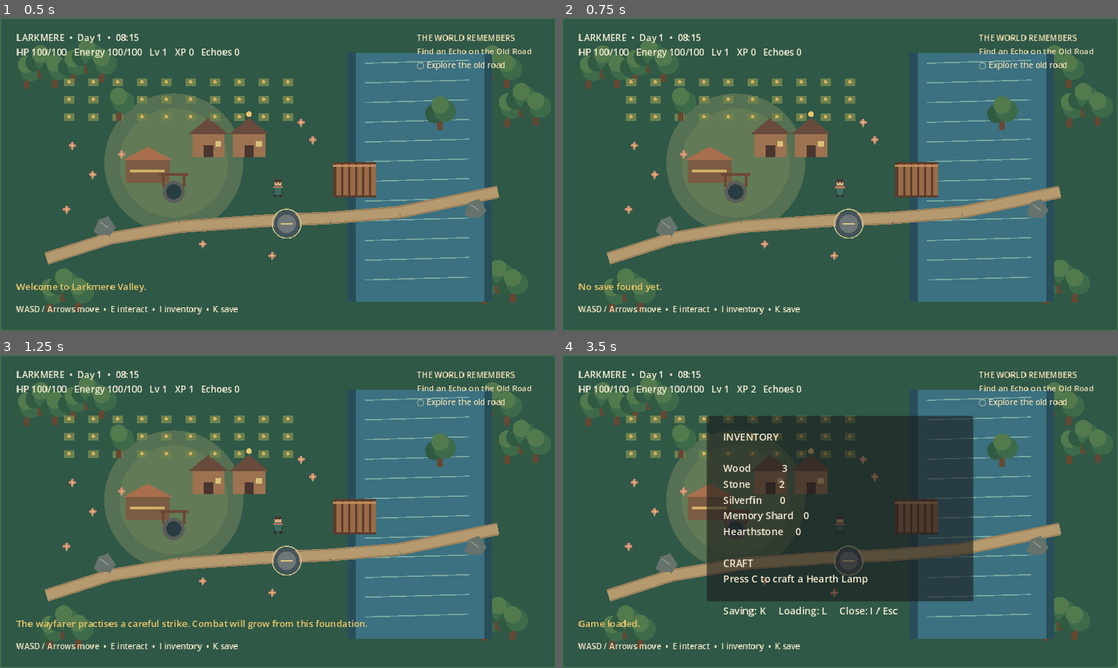
Above: before the commit, frames 1-4 (two rows, left to right).
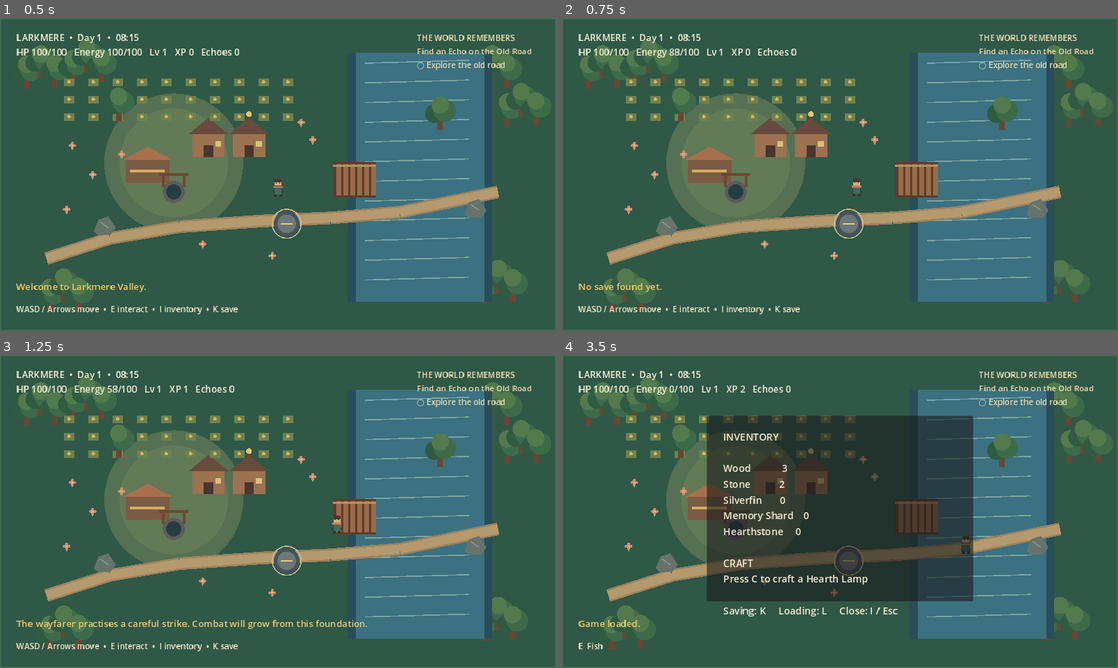
Above: after the commit, the same moments.

Repository: jordan-thirkle/pixel-rpg
Game: Godot game, scene res://scenes/main.tscn
The game is run twice, just before and just after one commit, with the same random seed, the same clock (stepped at 60 frames per second) and the same inputs.
Inputs:
- Up to frame 1 (0.5 s): no input
- Up to frame 2 (0.75 s): tap Enter at 0.5 s; hold D from 0.53 s (still down); tap L at 0.6 s
- Up to frame 3 (1.25 s): keep holding D; tap Space at 0.77 s
- Up to frame 4 (3.5 s): release D at 1.28 s; hold S 1.28-2.03 s; tap E at 1.35 s; tap Space at 1.52, 3.02 s; tap L at 1.55, 2.3, 3.05 s; hold D 2.03-2.78 s; tap I at 2.1 s; hold W from 2.78 s (still down); tap K at 2.85 s

Frame 1 is identical in both runs. In frame 2, 0.4% of the frame differs, in the area x 19-54%, y 9-58%; in frame 3, 0.4%; in frame 4, 0.8%, in the area x 2-74%, y 9-95%.

Commit message:
Use direct keyboard controls in player runtime

Diff:
--- a/game/scripts/player.gd
+++ b/game/scripts/player.gd
@@ -11,7 +11,10 @@
 	queue_redraw()
 
 func _physics_process(delta: float) -> void:
-	var input_vector := Input.get_vector("move_left", "move_right", "move_up", "move_down")
+	var input_vector := Vector2(
+		float(Input.is_key_pressed(KEY_D) or Input.is_key_pressed(KEY_RIGHT)) - float(Input.is_key_pressed(KEY_A) or Input.is_key_pressed(KEY_LEFT)),
+		float(Input.is_key_pressed(KEY_S) or Input.is_key_pressed(KEY_DOWN)) - float(Input.is_key_pressed(KEY_W) or Input.is_key_pressed(KEY_UP))
+	)
 	if input_vector.length() > 0.0:
 		input_vector = input_vector.normalized()
 		velocity = input_vector * speed
